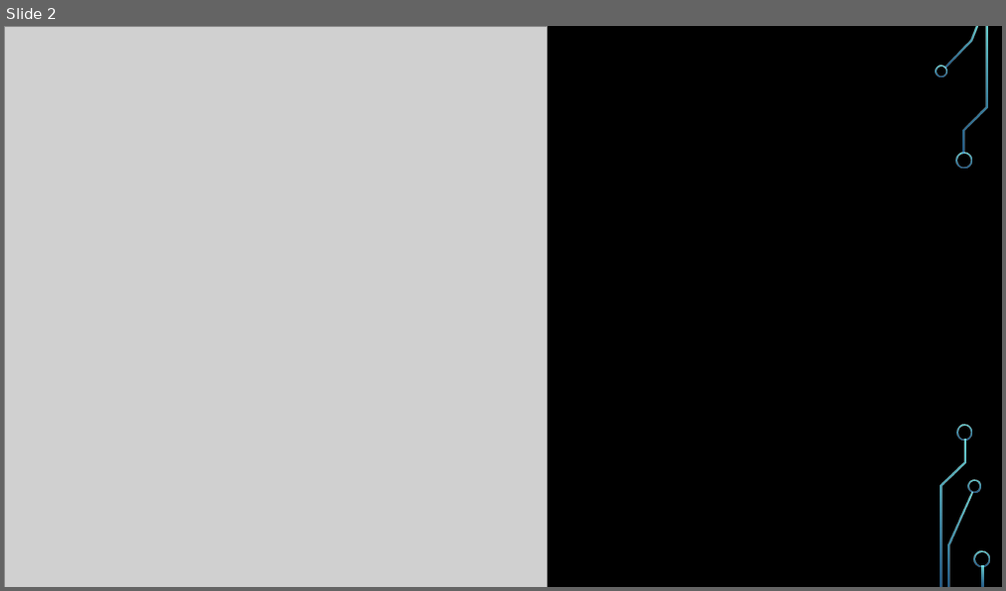
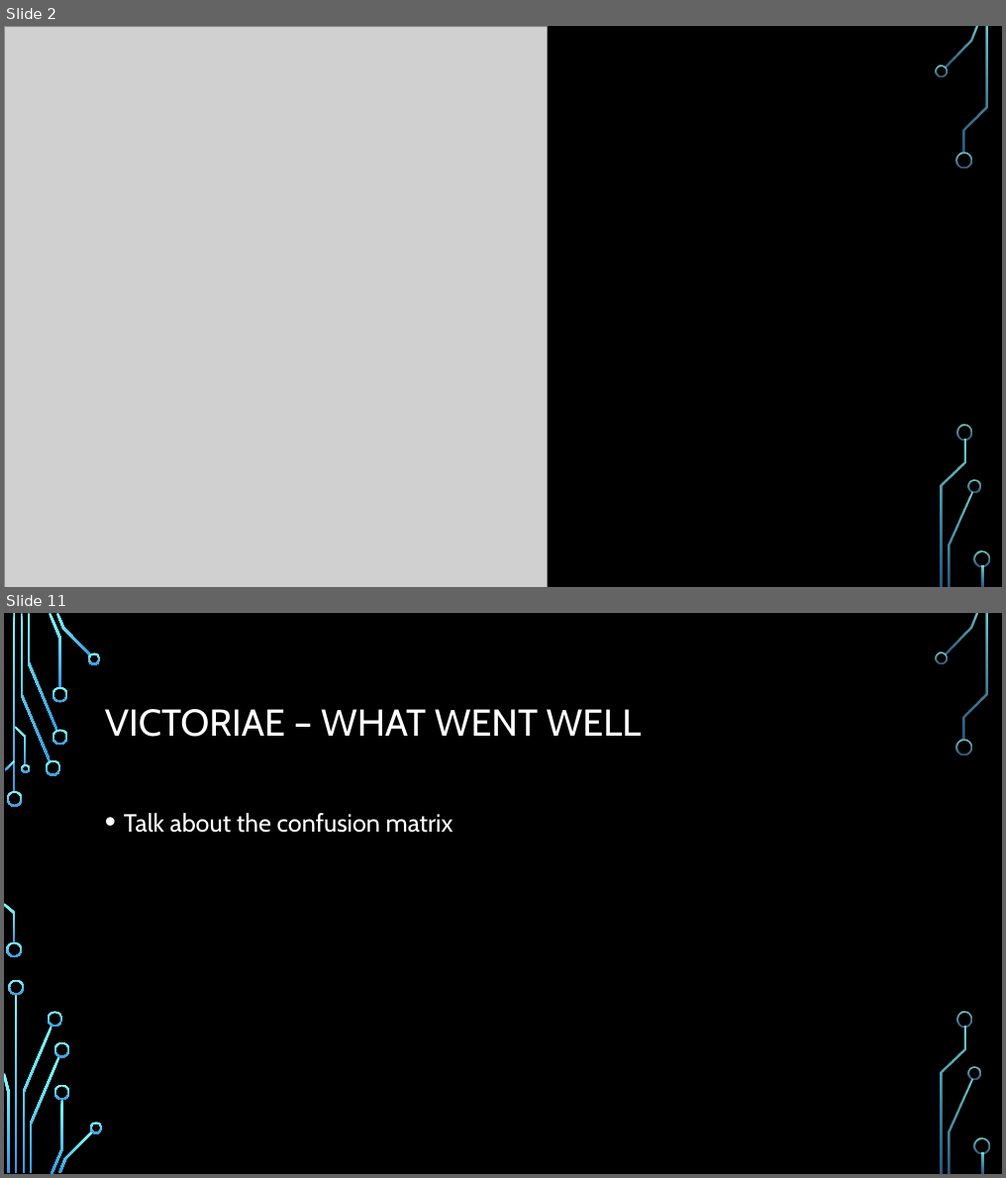
Before and after one commit to idrisdodwell00711/EPM106, a slide deck: Team INVIKTUS.pptm. Shown one above the other, each under a label of ours: slide 2 before the commit, slides 2 and 11 after it; the slides between them are not shown. The pictures are 1006x591 and 1006x1178 pixels, drawn with LibreOffice and Linux fonts; fonts in the diff are those of the drawing; grey boxes stand for pictures; background and template pictures are left out. Boxes give left, top, right and bottom in pixels: in the first picture for what was removed or moved away, otherwise in the second. Text is boxed around its words. In the diff, an @@ line names an element or a change of style, - is before the commit and + after.

```diff
--- a/Team INVIKTUS.pptm
+++ b/Team INVIKTUS.pptm
@@ slide 11 added at [4, 613, 1002, 1174], background picture (left out); not listed: 22 template elements that a slide beside it also shows @@
@@ title added at [105, 709, 642, 737], 36 pt, text #FFFFFF @@
+VICTORIAE – WHAT WENT WELL
@@ text added at [124, 813, 453, 833], 24 pt, text #FFFFFF @@
+• Talk about the confusion matrix
@@ group added at [6, 653, 103, 1173]: 14 freeform shapes @@
```
Also in this commit, not shown: 4 slides changed, 5 other slides added, 4 slides removed, 2 other files.
